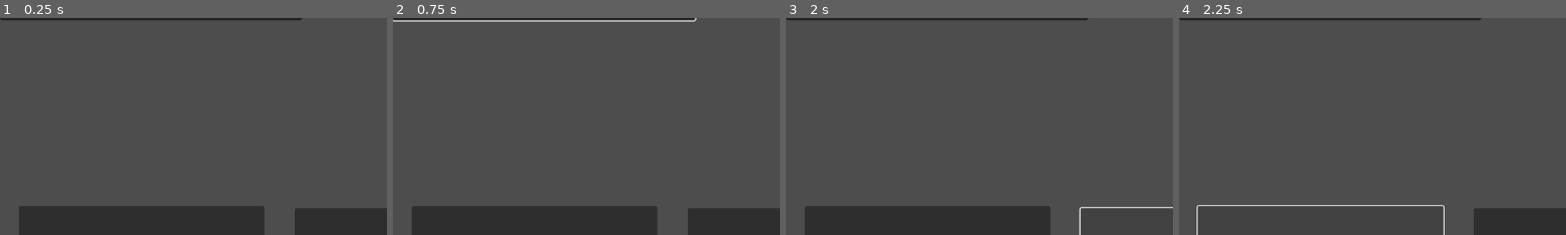
Above: before the commit, frames 1-4 (left to right).
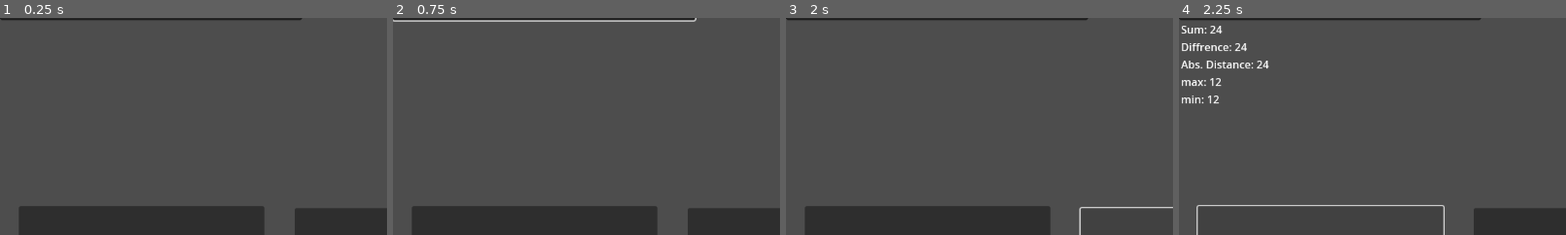
Above: after the commit, the same moments.

Repository: Cooperdean123/gamedesignone
Game: Godot game, scene res://prog_88a.tscn
Two runs of this game, one before a commit and one after it. Both use one fixed random seed, a clock stepped at 60 frames per second and the inputs below. The project has no main scene, so this scene is started directly.
Inputs (mouse positions are % of the whole screen's width and height, from its top left):
- Up to frame 1 (0.25 s): no input
- Up to frame 2 (0.75 s): click (19, 16) at 0.52 s; type "12" at 0.6 s
- Up to frame 3 (2 s): click (80, 16) at 0.75 s; type "12" at 0.83 s; click "Clear" at 1.25 s
- Up to frame 4 (2.25 s): click "Calculate" at 2 s
The pictures show only the part of the screen within x 0-50%, y 31-81%; the shares and areas given below are measured in that part.

Frames 1-3 are identical in both runs. In frame 4, 1.3% of the frame differs, in the area x 0-24%, y 3-40%.
Error before the commit: Parse Error: Expected indented block after function declaration. (res://prog88a.gd:28)

Commit message:
sasadddddddddddsadsasad

Diff:
--- a/prog88a.gd
+++ b/prog88a.gd
@@ -26,7 +26,7 @@
 
 
 func _on_btnclear_pressed():
-
-
+	$Label.text=""
 
 func _on_btnexit_pressed():
+	get_tree().quit()
